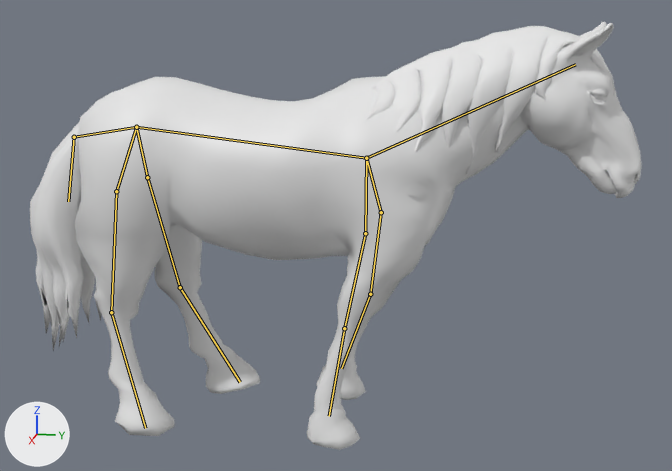
Renders of the FBX model Assets/_Project/Art/Reins/Horse/RodeoHorse.fbx from each side of a commit.
Before and after are seen from a 50 mm camera at (4.62, 0.91, 2.18) aimed at (-0.01, -0.02, 1.02). Lighting does not change. The marker at lower left points along +X, +Y and +Z. The older version comes first. Both versions are drawn at frame 16 of the action 'Armature|Walk'; the numbers are the values there. The bones that change, and the others that lie on the model, are drawn over the model as lines.

Objects in the first picture: 'HorseBody', 'HorseEyeR', 'HorseHairA', 'HorseHairB'.
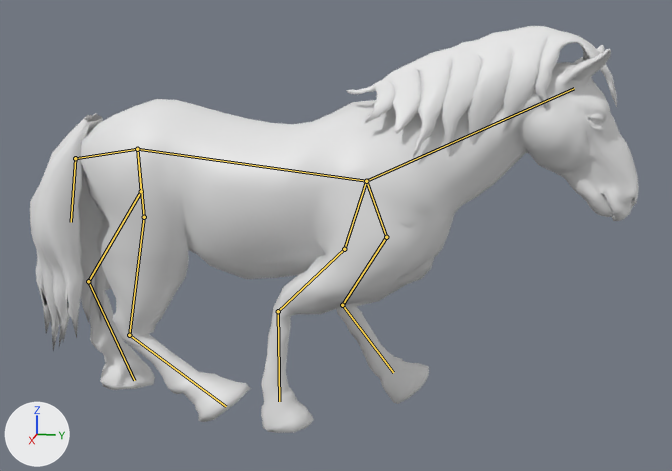
The change in detail:
Bone 'Bone' (bone_bone) moves from (0.0, 0.0, 0.0) to (0.0, 0.05, 0.52).
Bone 'Bone_L' (bone_bone_l) turns from (0, 0, 0) to (16, 0, 0) degrees about its own x, y and z.
Bone 'Bone_L.001' (bone_bone_l_001) turns from (2, 0, 0) to (25, -8, -16) degrees about its own x, y and z.
Bone 'Bone_L.002' (bone_bone_l_002) turns from (0, 0, 0) to (-43, -1, 10) degrees about its own x, y and z.
Bone 'Bone_R' (bone_bone_r) turns from (0, 0, 0) to (-6, 0, 0) degrees about its own x, y and z.
Bone 'Bone_R.001' (bone_bone_r_001) turns from (-2, 0, 0) to (26, -4, -1) degrees about its own x, y and z.
Bone 'Bone_R.002' (bone_bone_r_002) turns from (14, 0, 0) to (-66, 0, -7) degrees about its own x, y and z.
Bone 'Bone_L.003' (bone_bone_l_003) moves from (0.0, 0.0, 0.0) to (-0.22, 0.43, -0.2).
Bone 'Bone_L.003' (bone_bone_l_003) turns from (0, 0, 0) to (10, 0, 0) degrees about its own x, y and z.
Bone 'Bone_L.004' (bone_bone_l_004) turns from (-9, 0, 0) to (30, 3, 8) degrees about its own x, y and z.
Bone 'Bone_L.005' (bone_bone_l_005) turns from (3, 0, 0) to (-34, -2, -8) degrees about its own x, y and z.
Bone 'Bone_R.003' (bone_bone_r_003) moves from (0.0, 0.0, 0.0) to (0.22, 0.43, -0.2).
Bone 'Bone_R.003' (bone_bone_r_003) turns from (0, 0, 0) to (-21, 0, 0) degrees about its own x, y and z.
Bone 'Bone_R.004' (bone_bone_r_004) turns from (9, 0, 0) to (30, 5, 14) degrees about its own x, y and z.
Bone 'Bone_R.005' (bone_bone_r_005) turns from (0, 0, 0) to (-45, 10, 12) degrees about its own x, y and z.
Bone 'Bone.003' (bone_bone_003) moves from (0.0, 0.0, 0.0) to (0.0, 0.09, -0.52).

Pixel boxes [x1, y1, x2, y2] of what changed, in the pictures (672 x 471 px):
'HorseBody', posed (10% shorter): before [73, 21, 642, 450]; after [81, 45, 639, 433]
bone 'Bone', root to tip: before (136, 127) to (366, 158); after (137, 149) to (366, 181)
bone 'Bone_L', root to tip: before (366, 158) to (365, 233); after (366, 181) to (344, 249)
bone 'Bone_L.001', root to tip: before (365, 233) to (344, 328); after (344, 249) to (278, 311)
bone 'Bone_L.002', root to tip: before (344, 328) to (329, 416); after (278, 311) to (279, 401)
bone 'Bone_R', root to tip: before (366, 158) to (381, 212); after (366, 181) to (386, 237)
bone 'Bone_R.001', root to tip: before (381, 212) to (370, 294); after (386, 237) to (342, 305)
bone 'Bone_R.002', root to tip: before (370, 294) to (341, 368); after (342, 305) to (393, 372)
bone 'Bone_L.003', root to tip: before (136, 127) to (147, 177); after (137, 149) to (141, 191)
bone 'Bone_L.004', root to tip: before (147, 177) to (180, 287); after (141, 191) to (88, 281)
bone 'Bone_L.005', root to tip: before (180, 287) to (240, 382); after (88, 281) to (134, 380)
bone 'Bone_R.003', root to tip: before (136, 127) to (116, 191); after (137, 149) to (144, 217)
bone 'Bone_R.004', root to tip: before (116, 191) to (111, 312); after (144, 217) to (129, 335)
bone 'Bone_R.005', root to tip: before (111, 312) to (145, 428); after (129, 335) to (226, 406)
bone 'Bone.003', root to tip: before (136, 127) to (74, 137); after (137, 149) to (75, 158)
